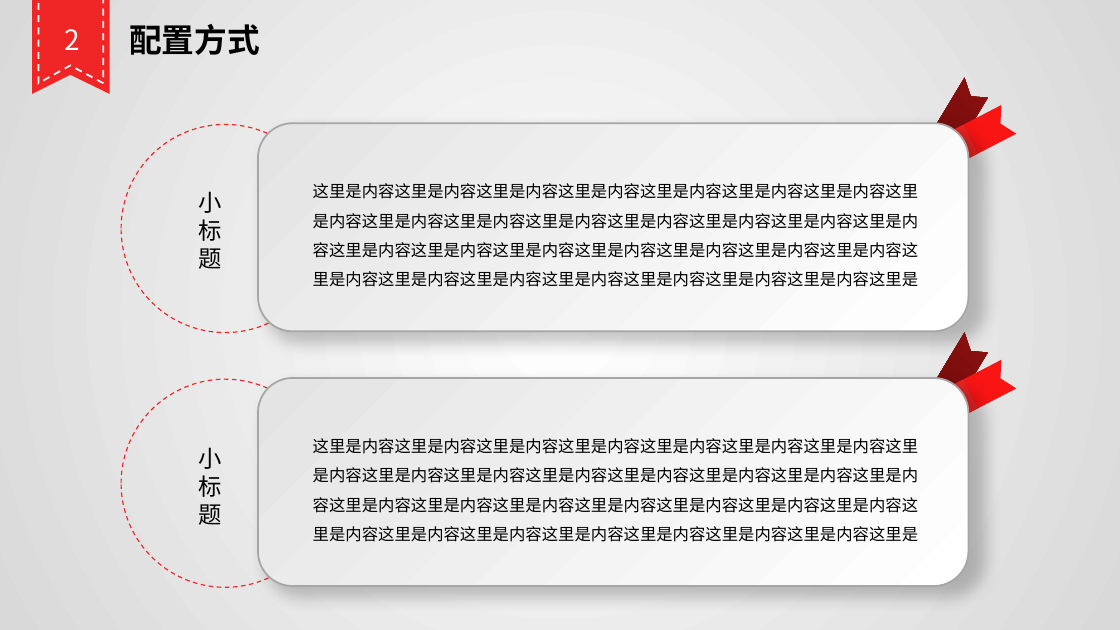
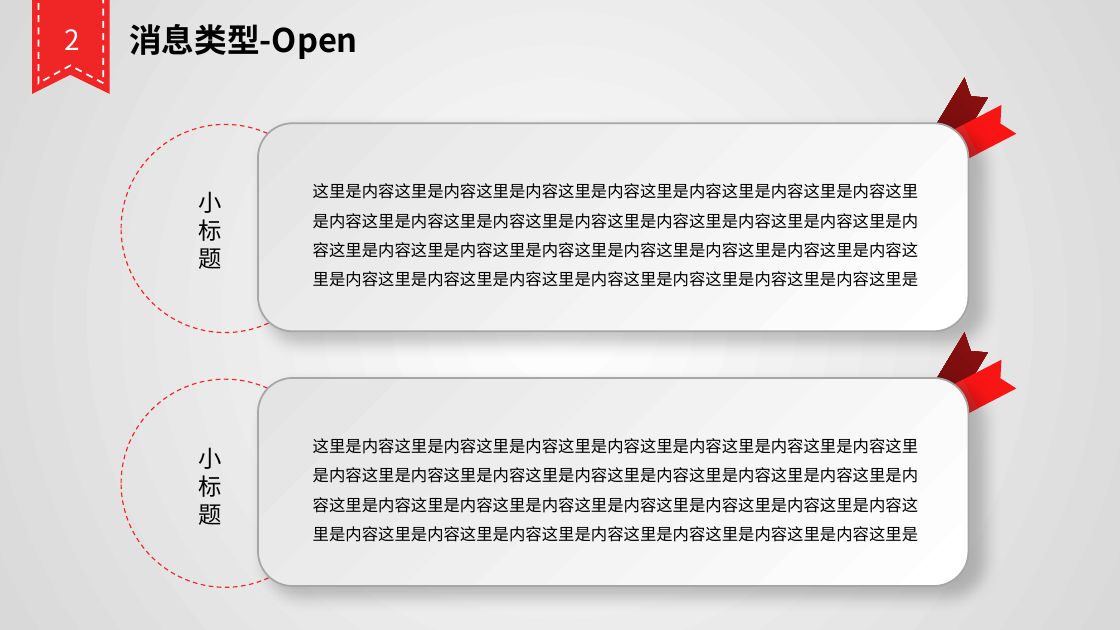
Before and after one commit to wanhl1990/bgp, a slide deck: slide 64 of BGP协议基础篇.pptx (slide 14 before the commit). Drawn at 1120x630 pixels with LibreOffice and Linux fonts; fonts in the diff are those of the drawing. Boxes give left, top, right and bottom in pixels: in the first picture for what was removed or moved away, otherwise in the second. Text is boxed around its words. In the diff, an @@ line names an element or a change of style, - is before the commit and + after.

```diff
--- a/BGP协议基础篇.pptx
+++ b/BGP协议基础篇.pptx
@@ text at (129, 24, 358, 59): text changed @@
-配置方式
+消息类型-Open
```
Also in this commit, not shown: 3 other slides changed, 50 slides added.
